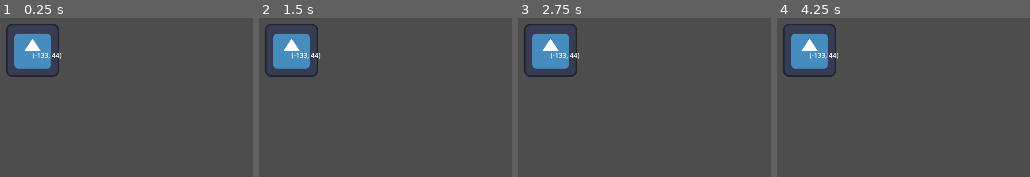
Above: before the commit, frames 1-4 (left to right).
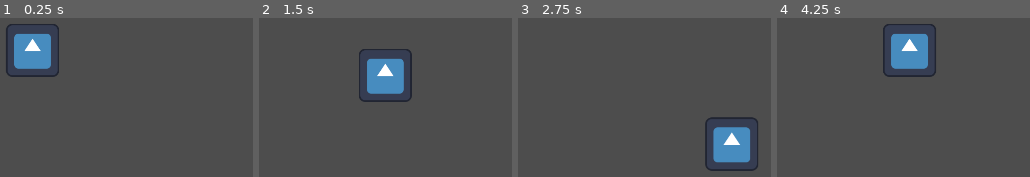
Above: after the commit, the same moments.

Repository: skycatminepokie/hackusu-25
Game: Godot game, scene res://Scenes/world.tscn
Two runs of this game, one before a commit and one after it. Both use one fixed random seed, a clock stepped at 60 frames per second and the inputs below. The engine's default icon, where the game draws it, is replaced by a stand-in: a white triangle on a blue panel in a dark square.
Inputs:
- Up to frame 1 (0.25 s): no input
- Up to frame 2 (1.5 s): tap Enter at 0.5 s; hold D (Right) 0.53-1.28 s; hold S (Down) from 1.28 s (still down)
- Up to frame 3 (2.75 s): release S (Down) at 2.03 s; hold D (Right) from 2.03 s (still down)
- Up to frame 4 (4.25 s): release D (Right) at 2.78 s; hold W (Up) 2.78-3.53 s; hold A (Left) from 3.53 s (still down)

The runs differ from the first frame. In frame 1, 0.2% of the frame differs, in the area x 13-25%, y 22-26%; in frame 2, 8.4%; in frame 3, 8.4%, in the area x 2-95%, y 3-97%; in frame 4, 8.4%.
Error before the commit: Invalid assignment of property or key 'text' with value of type 'Vector2' on a base object of type 'Label'. (res://Scripts/playermovement.gd:20)

Commit message:
fixed crash bug

Diff:
--- a/Scripts/playermovement.gd
+++ b/Scripts/playermovement.gd
@@ -17,5 +17,4 @@
 		velocity.x = SPEED
 	if inputdirection_x == 0:
 		velocity.x = 0
-	label.text = screen_position
 	move_and_slide()
